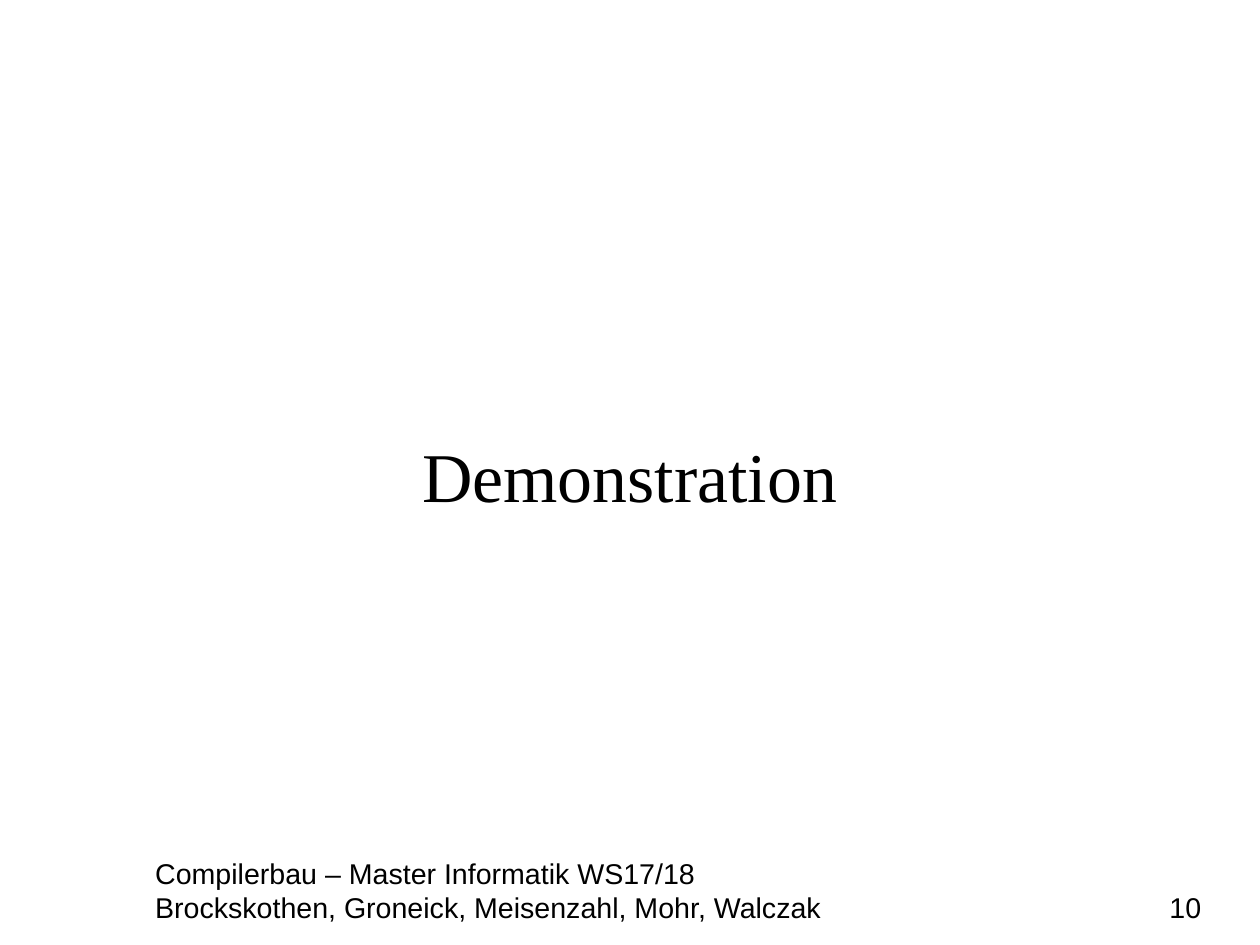
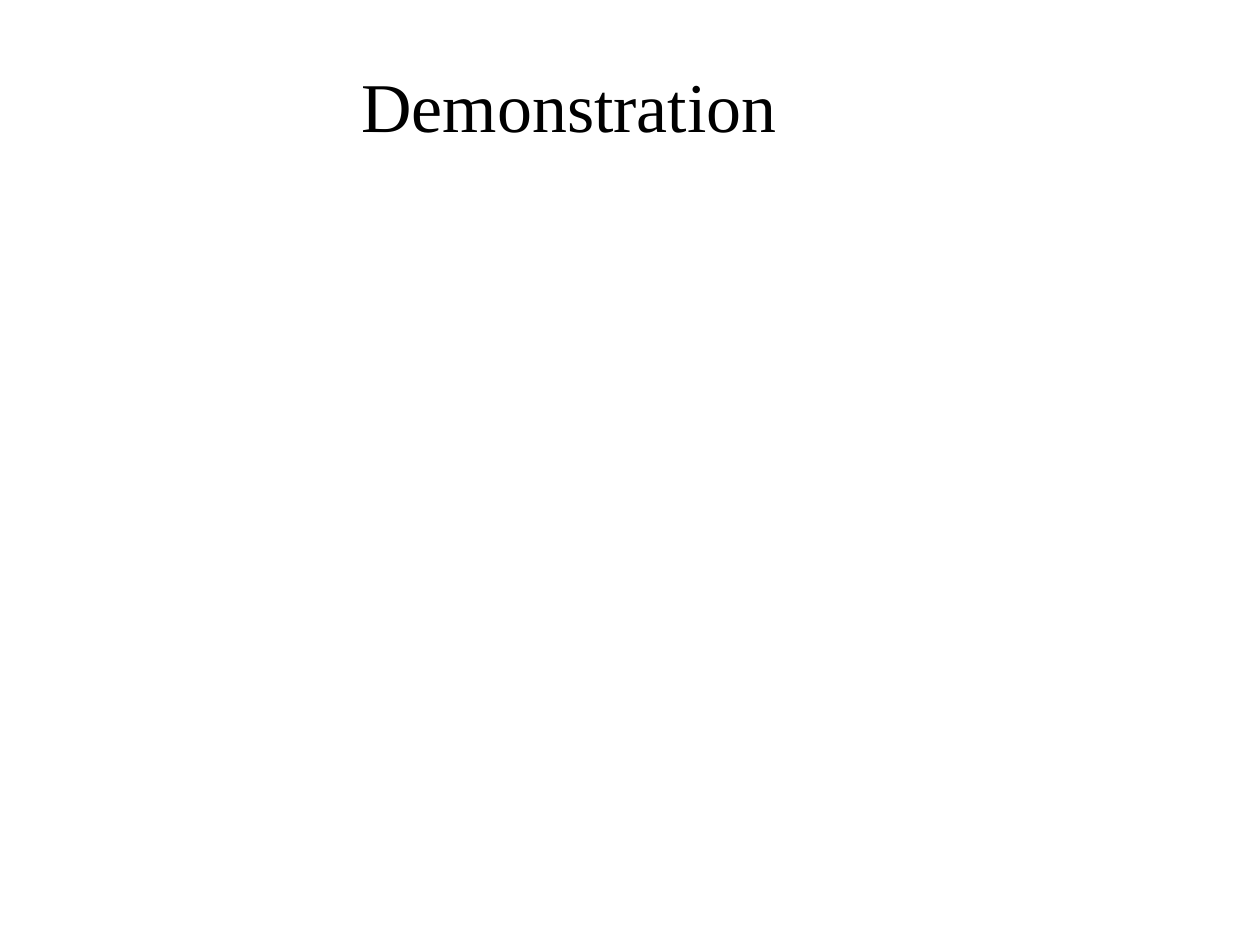
Before and after one commit to MasterInformatikHsBochum/Eine-deutsche-Praesentation, a slide deck: slide 10 of Präsentation.odp. Drawn at 1260x945 pixels with LibreOffice and Linux fonts; fonts in the diff are those of the drawing; background and template pictures are left out. Boxes give left, top, right and bottom in pixels: in the first picture for what was removed or moved away, otherwise in the second. Text is boxed around its words. In the diff, an @@ line names an element or a change of style, - is before the commit and + after.

```diff
--- a/Präsentation.odp
+++ b/Präsentation.odp
@@ title "Demonstration" moved from (x1=422, y1=455, x2=837, y2=503) to (x1=361, y1=85, x2=776, y2=133) @@
@@ text removed at (x1=155, y1=863, x2=1201, y2=922) @@
-Compilerbau – Master Informatik WS17/18
-Brockskothen, Groneick, Meisenzahl, Mohr, Walczak 10
```
Also in this commit, not shown: 11 other slides changed, 1 other file.
